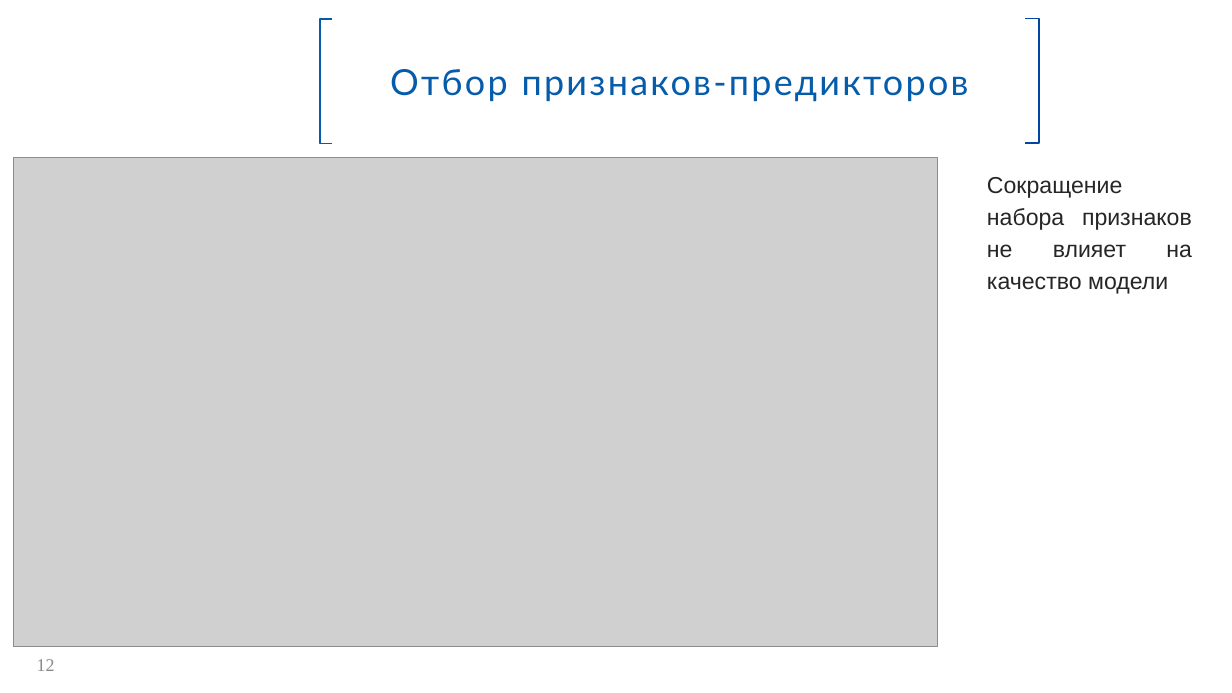
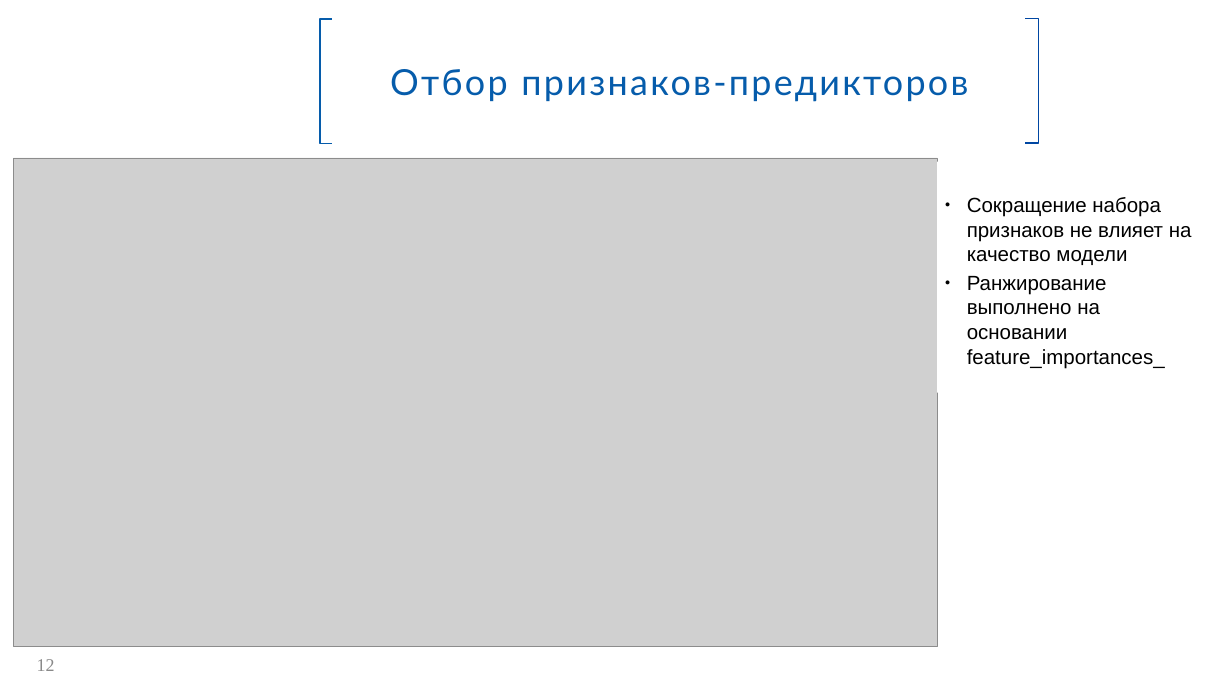
Before and after one commit to Spring-31/HC_default_risk, a slide deck: slide 12 of Прогнозирование_вероятности_дефолта.pptx. Drawn at 1232x693 pixels with LibreOffice and Linux fonts; fonts in the diff are those of the drawing; grey boxes stand for pictures; background and template pictures are left out. Boxes give left, top, right and bottom in pixels: in the first picture for what was removed or moved away, otherwise in the second. Text is boxed around its words. In the diff, an @@ line names an element or a change of style, - is before the commit and + after.

```diff
--- a/Прогнозирование_вероятности_дефолта.pptx
+++ b/Прогнозирование_вероятности_дефолта.pptx
@@ text "Сокращение набора признаков не влияет ...": place and size @@
-text "Сокращение набора признаков не влияет ..." at (987, 177, 1192, 294)
+text "Сокращение набора признаков не влияет ..." at (967, 197, 1192, 368)
@@ text at (967, 197, 1192, 265): size 18 to 16 pt, text colour #262626 to #000000 in "Сокращение набора признаков не влияет на качество ..."; alignment justified to left; bullet none to ●; line spacing 1.15 to 1; less space between paragraphs @@
@@ text at (967, 276, 1165, 368): paragraph added @@
+● Ранжирование выполнено на основании feature_importances_
```
Also in this commit, not shown: 3 other slides changed, 13 other files.
